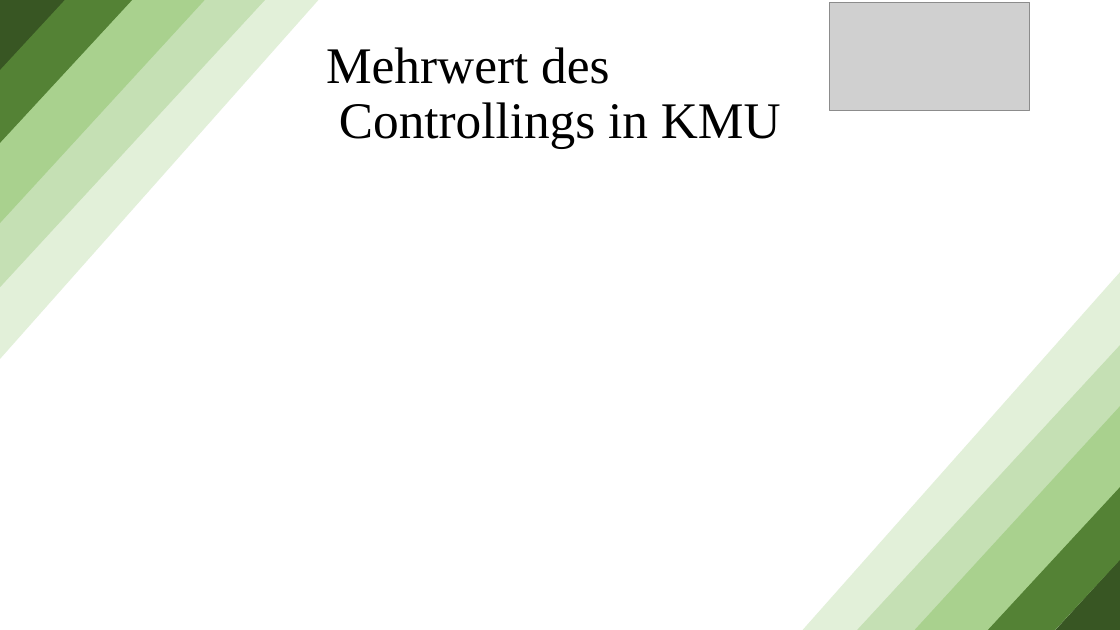
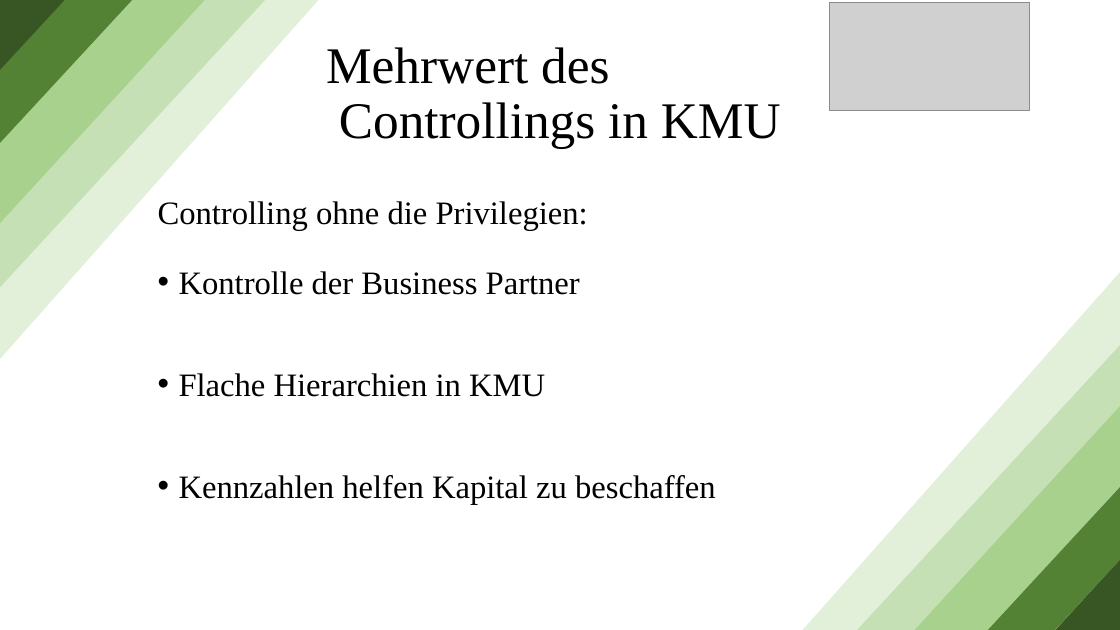
Before and after one commit to MaxGabler31/Seminar-Management-und-Controlling, a slide deck: slide 11 of Seminar Management und Controlling/Controlling in kleinen und mittleren Unternehmen.pptx (slide 9 before the commit). Drawn at 1120x630 pixels with LibreOffice and Linux fonts; fonts in the diff are those of the drawing; grey boxes stand for pictures. Boxes give left, top, right and bottom in pixels: in the first picture for what was removed or moved away, otherwise in the second. Text is boxed around its words. In the diff, an @@ line names an element or a change of style, - is before the commit and + after.

```diff
--- a/Seminar Management und Controlling/Controlling in kleinen und mittleren Unternehmen.pptx
+++ b/Seminar Management und Controlling/Controlling in kleinen und mittleren Unternehmen.pptx
@@ text added at bbox=[158, 201, 716, 504], 28 pt, text #000000 @@
+Controlling ohne die Privilegien:
+• Kontrolle der Business Partner
+• Flache Hierarchien in KMU
+• Kennzahlen helfen Kapital zu beschaffen
```
Also in this commit, not shown: 3 slides added.
